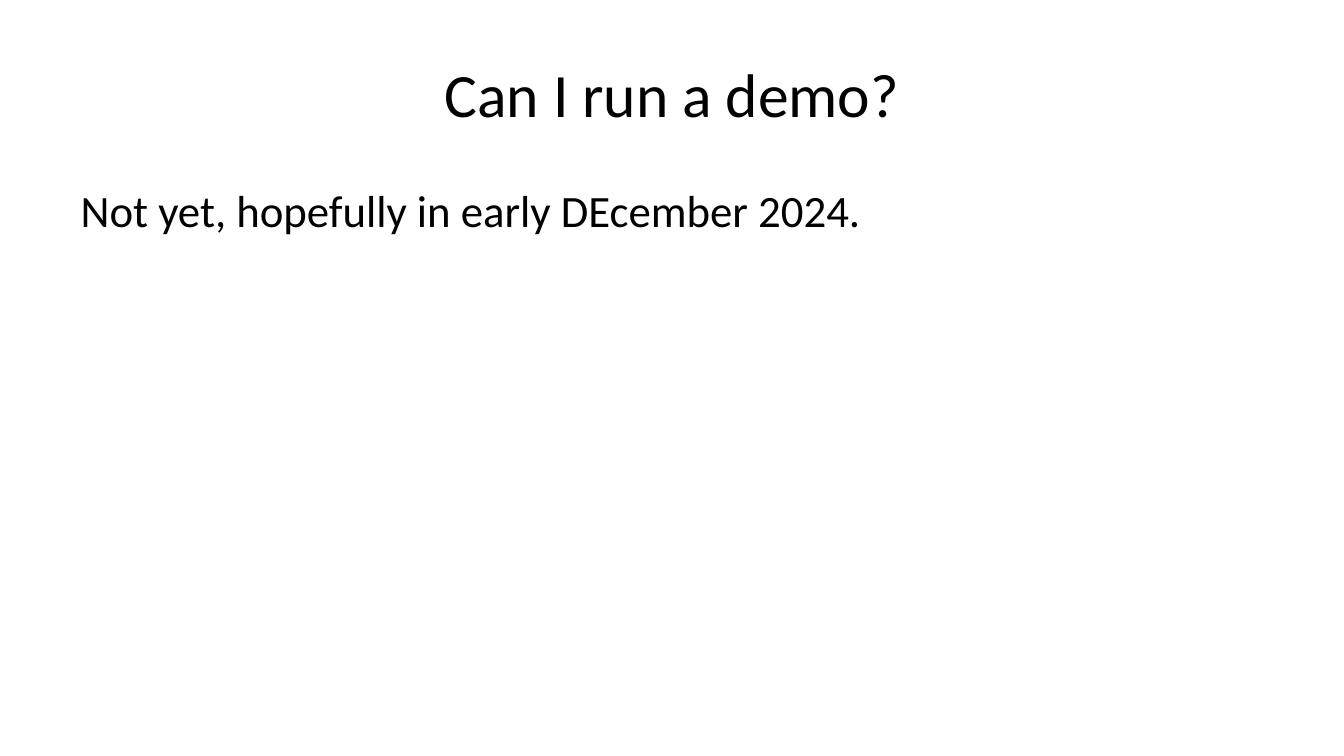
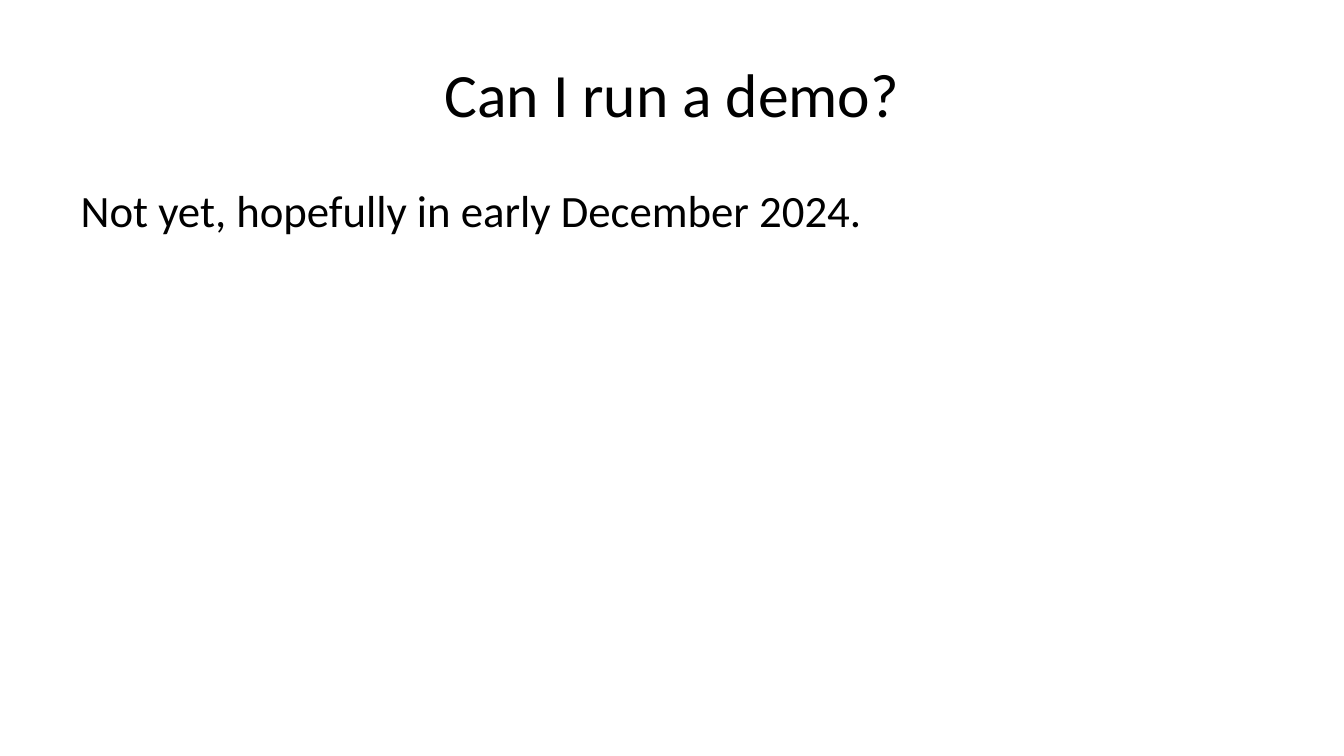
Before and after one commit to caltechlibrary/newt, a slide deck: slide 21 of presentation3/newt-p3.pptx (slide 18 before the commit). Drawn at 1344x756 pixels with LibreOffice and Linux fonts; fonts in the diff are those of the drawing. Boxes give left, top, right and bottom in pixels: in the first picture for what was removed or moved away, otherwise in the second. Text is boxed around its words. In the diff, an @@ line names an element or a change of style, - is before the commit and + after.

```diff
--- a/presentation3/newt-p3.pptx
+++ b/presentation3/newt-p3.pptx
@@ text at <box>81,196,861,235</box>: text changed @@
-Not yet, hopefully in early DEcember 2024.
+Not yet, hopefully in early December 2024.
```
Also in this commit, not shown: 16 other slides changed, 5 slides added, 1 slide removed, 52 other files.
